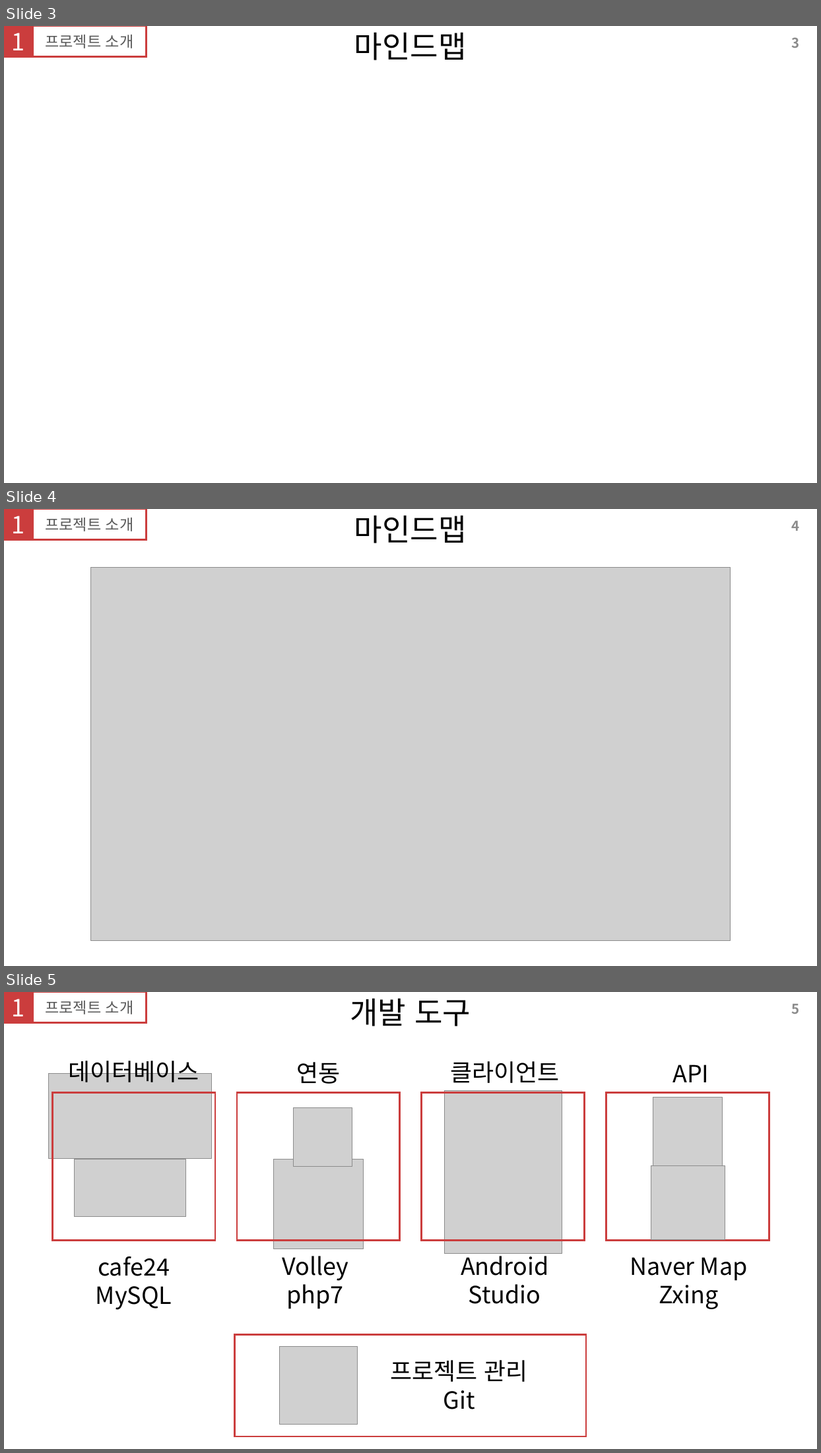
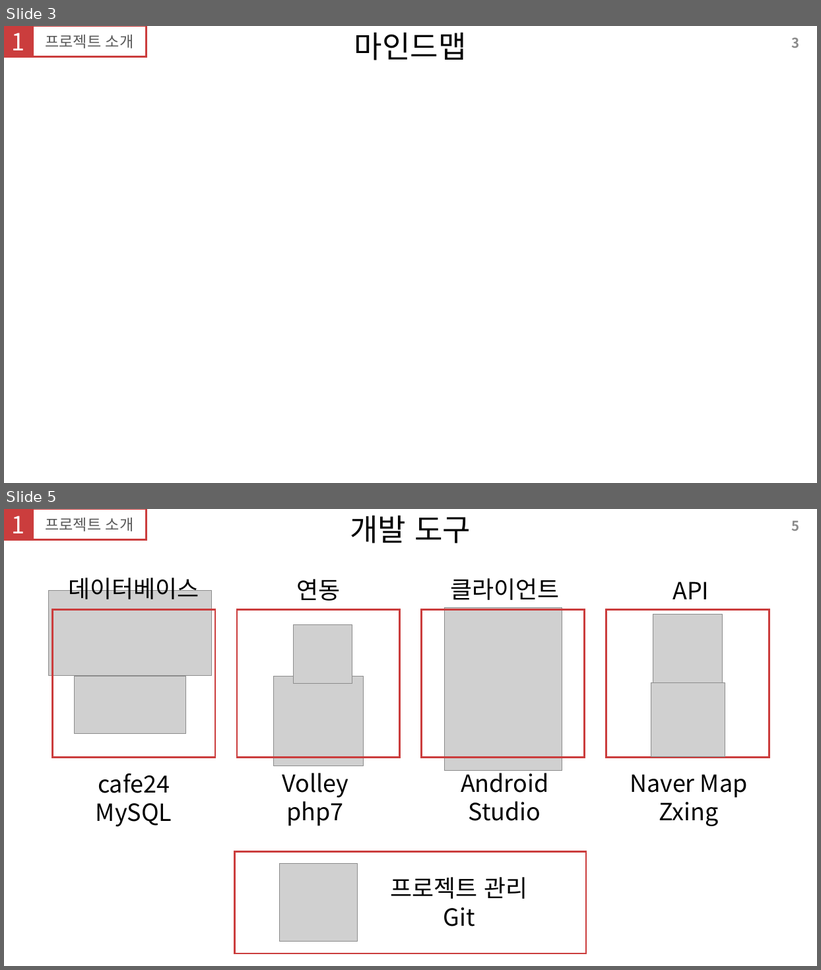
Before and after one commit to JiniStory123/SchoolBusCliker, a slide deck: OtherFiles/23_7주차_캡스톤디자인_발표자료/23_7주차_캡스톤디자인_발표자료_1안.pptx. Shown one above the other, each under a label of ours: slides 3, 4 and 5 before the commit, slides 3 and 5 after it; the slides between them are not shown. The pictures are 821x1453 and 821x970 pixels, drawn with LibreOffice and Linux fonts; fonts in the diff are those of the drawing; grey boxes stand for pictures; background and template pictures are left out. Boxes give left, top, right and bottom in pixels: in the first picture for what was removed or moved away, otherwise in the second. Text is boxed around its words. In the diff, an @@ line names an element or a change of style, - is before the commit and + after.

```diff
--- a/OtherFiles/23_7주차_캡스톤디자인_발표자료/23_7주차_캡스톤디자인_발표자료_1안.pptx
+++ b/OtherFiles/23_7주차_캡스톤디자인_발표자료/23_7주차_캡스톤디자인_발표자료_1안.pptx
@@ slide 4 removed at [4, 509, 817, 966], background #FFFFFF @@
@@ rectangle removed at [4, 509, 146, 540] @@
@@ rectangle removed at [4, 509, 32, 540] @@
-1
@@ text removed at [45, 518, 134, 531] @@
-프로젝트 소개
@@ text removed at [354, 515, 467, 543] @@
-마인드맵
@@ page number removed at [791, 521, 799, 531] @@
-4
@@ picture removed at [90, 568, 731, 941] @@
```
Also in this commit, not shown: 1 slide changed, 4 slides added.
